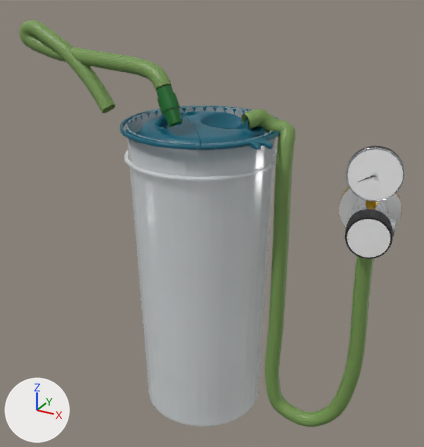
The glTF model site/3d-sketches/cad-line-sketches/models/p17-wall-suction.glb as it was, and as the next commit left it.
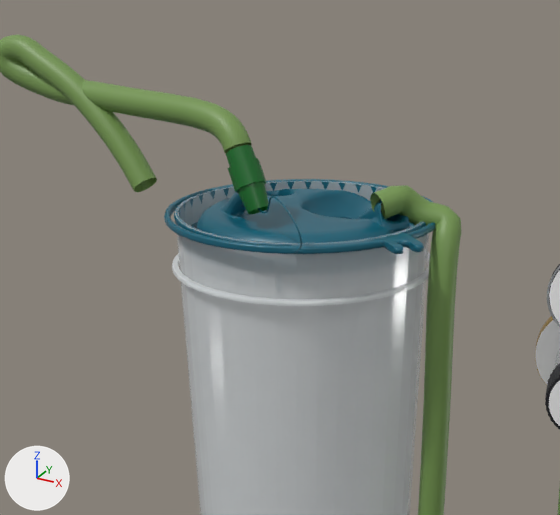
Old and new are each drawn whole from a 50 mm lens placed at (235.0, -411.0, 118.0), pointed at (2.0, 13.0, -94.0) and again close up on the part from 5% to 83% of the width and 0% to 68% of the height. The lights are fixed; the arrows at lower left show +X, +Y and +Z. The older version's two pictures come first. Where no turn or scale is listed for an object, it has been applied to the vertices. Vertices at exactly the same position are counted once.

Script lines for the objects in view, before the commit:
```python
me_mesh_11 = bpy.data.meshes.new('Mesh_11')
me_mesh_11.from_pydata(...)  # 66 vertices, 64 faces; spans x -23.4..23.4, y -5.8..5.8, z -24.1..24.1
me_mesh_11.materials.append(mat_material_8)  # white #ffffff
me_mesh_29 = bpy.data.meshes.new('Mesh_29')
me_mesh_29.from_pydata(...)  # 2576 vertices, 5120 faces; spans x -173.0..-8.0, y -40.0..-8.0, z 4.0..75.0
me_mesh_29.materials.append(mat_material_14)  # green #759751
me_mesh_30 = bpy.data.meshes.new('Mesh_30')
me_mesh_30.from_pydata(...)  # 2576 vertices, 5120 faces; spans x 37.0..151.0, y -9.0..20.0, z -269.0..16.0
me_mesh_30.materials.append(mat_material_14)  # green #759751
ob_patient_connector = bpy.data.objects.new('patient-connector', None)
ob_patient_connector.parent = ob_p17_wall_suction
ob_patient_connector.location = (-4.69, -37.83, 16.01)
ob_patient_connector.rotation_euler = (-0.227, -0.486, 0.0564)  # degrees (-13, -28, 3.2)
ob_patient_hose = bpy.data.objects.new('patient-hose', me_mesh_29)
ob_patient_hose.location = (0.0, 0.0, 0.0)
ob_vac_nut_face = bpy.data.objects.new('vac-nut-face', me_mesh_11)
ob_vac_nut_face.location = (136.4, 30.6, -61.0)
ob_vacuum_hose = bpy.data.objects.new('vacuum-hose', me_mesh_30)
ob_vacuum_hose.location = (0.0, 0.0, 0.0)
# also in view: 'patient-connector-body' at (-8.0, -36.0, 22.0); 'collar-mount' at (0.0, 11.0, -66.0); 'vessel' at (0.0, 0.0, -135.0); 'patient-connector-taper' at (-3.0, -38.0, 13.0); 'lid' at (5.0, -2.0, -4.0)
```
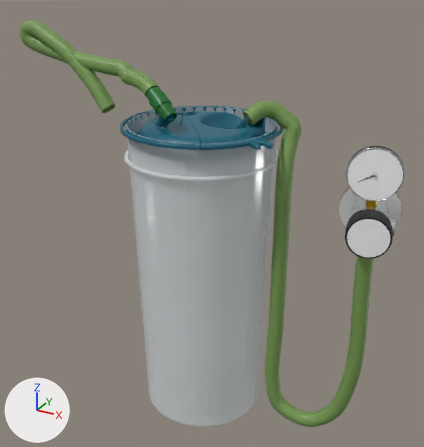
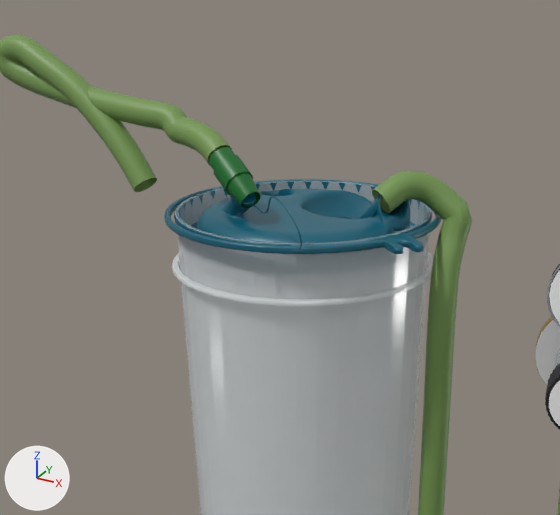
ob_patient_connector is not drawn itself; it is the parent of ob_patient_connector_taper, ob_patient_connector_body, ob_patient_connector_neck.

Where the change shows, as pixel boxes (x1, y1, x2, y2) in the close-ups (560 x 515 px):
```json
{"object": "patient-hose", "change": "reshaped", "before": [0, 35, 252, 192], "after": [0, 35, 232, 192]}
{"object": "vacuum-hose", "change": "reshaped", "before": [370, 185, 560, 515], "after": [372, 171, 560, 515]}
{"object": "patient-connector-body", "change": "moved, turned", "before": [228, 158, 267, 193], "after": [213, 155, 253, 195]}
{"object": "patient-connector-taper", "change": "moved, turned", "before": [238, 182, 268, 214], "after": [227, 173, 261, 208]}
{"object": "patient-connector-neck", "change": "moved, turned", "before": [226, 145, 256, 167], "after": [209, 147, 235, 170]}
```

The change, as JSON lines over the scene's bpy script:
```json
{"block": "me_mesh_29", "where": "# used by ob_patient_hose; location = (0.0, 0.0, 0.0)"}
{"op": "remove", "block": "me_mesh_29", "code": "me_mesh_29.from_pydata(...)  # 2576 vertices, 5120 faces; spans x -173.0..-8.0, y -40.0..-8.0, z 4.0..75.0"}
{"op": "add", "block": "me_mesh_29", "code": "me_mesh_29.from_pydata(...)  # 2576 vertices, 5120 faces; spans x -173.0..-24.0, y -34.0..-8.0, z 4.0..75.0"}
{"block": "me_mesh_29", "change": "me_mesh_29 part 1: 2571 of 2576 vertices moved; they spanned x -173.0..-8.0, y -40.0..-8.0, z 4.0..75.0 and now span x -173.0..-24.0, y -34.0..-8.0, z 4.0..75.0; mean shift (-5.0, 2.0, -2.0); largest move (-45.0, -28.0, 40.0) -> (-62.0, -19.0, 32.0)"}
{"block": "me_mesh_30", "where": "# used by ob_vacuum_hose; location = (0.0, 0.0, 0.0)"}
{"op": "remove", "block": "me_mesh_30", "code": "me_mesh_30.from_pydata(...)  # 2576 vertices, 5120 faces; spans x 37.0..151.0, y -9.0..20.0, z -269.0..16.0"}
{"op": "add", "block": "me_mesh_30", "code": "me_mesh_30.from_pydata(...)  # 2576 vertices, 5120 faces; spans x 37.0..151.0, y -9.0..24.0, z -269.0..22.0"}
{"block": "me_mesh_30", "change": "me_mesh_30 part 2: 2576 of 2576 vertices moved; they spanned x 37.0..151.0, y -9.0..20.0, z -269.0..16.0 and now span x 37.0..151.0, y -9.0..24.0, z -269.0..22.0; mean shift (0.0, 1.0, 3.0)"}
{"op": "set", "path": "ob_patient_connector.location", "old": "(-4.69, -37.83, 16.01)", "new": "(-12.95, -34.33, 16.52)"}
{"op": "set", "path": "ob_patient_connector.rotation_euler", "old": "(-0.227, -0.486, 0.0564)", "new": "(-0.542, -0.882, 0.261)", "note": "degrees (-13, -28, 3.2) -> degrees (-31, -51, 15)"}
```
